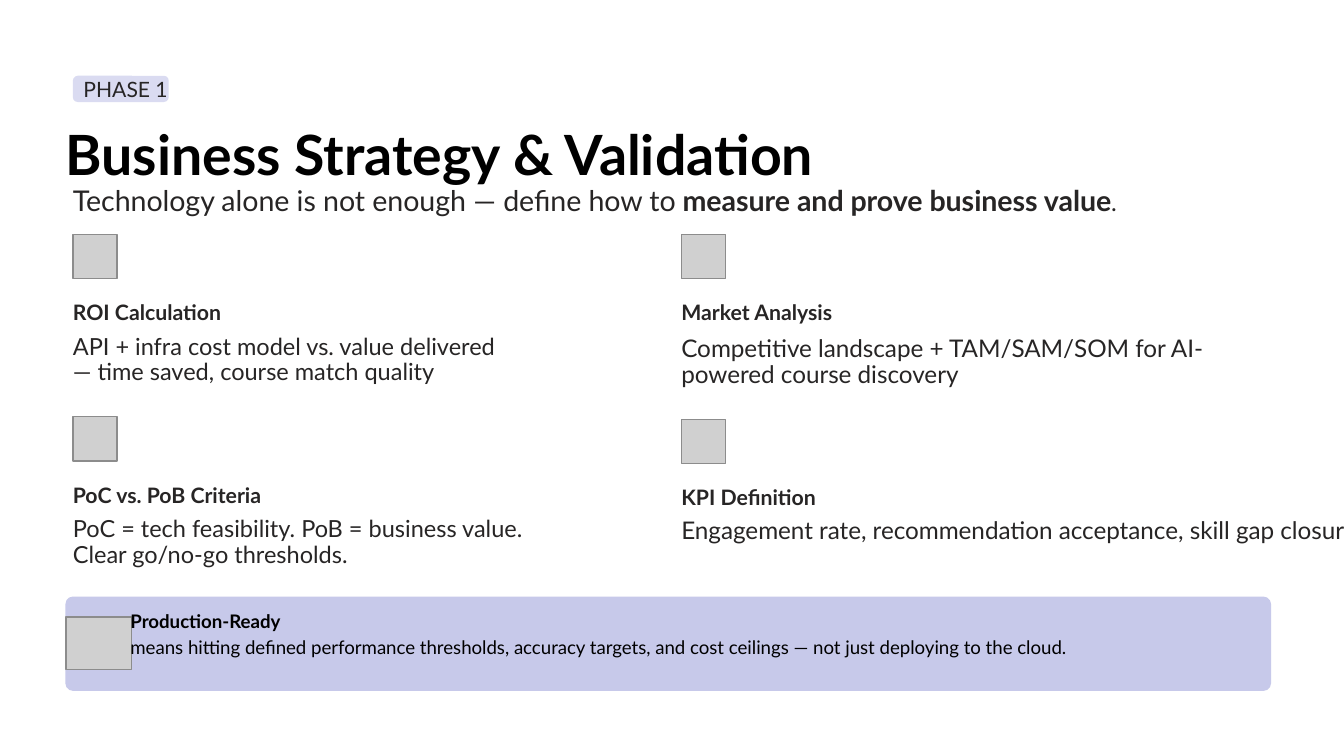
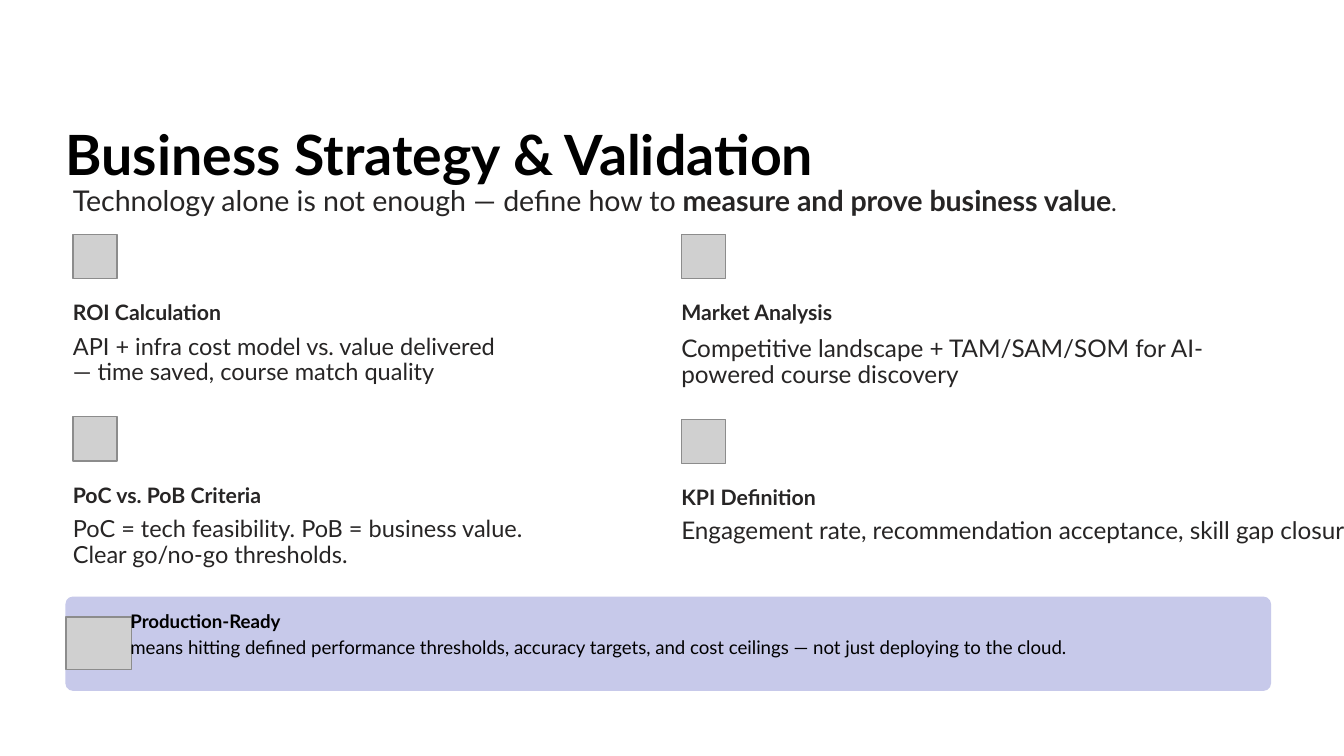
Before and after one commit to YuichiYamazaki-source/Capstone, a slide deck: slide 15 of docs/presentation/capstone_presentation.pptx (slide 24 before the commit). Drawn at 1344x756 pixels with LibreOffice and Linux fonts; fonts in the diff are those of the drawing; grey boxes stand for pictures; background and template pictures are left out. Boxes give left, top, right and bottom in pixels: in the first picture for what was removed or moved away, otherwise in the second. Text is boxed around its words. In the diff, an @@ line names an element or a change of style, - is before the commit and + after.

```diff
--- a/docs/presentation/capstone_presentation.pptx
+++ b/docs/presentation/capstone_presentation.pptx
@@ rounded rectangle removed at (73, 75, 168, 102) @@
@@ text removed at (83, 81, 167, 97) @@
-PHASE 1
```
Also in this commit, not shown: 5 other slides changed, 6 slides added, 4 other files.
